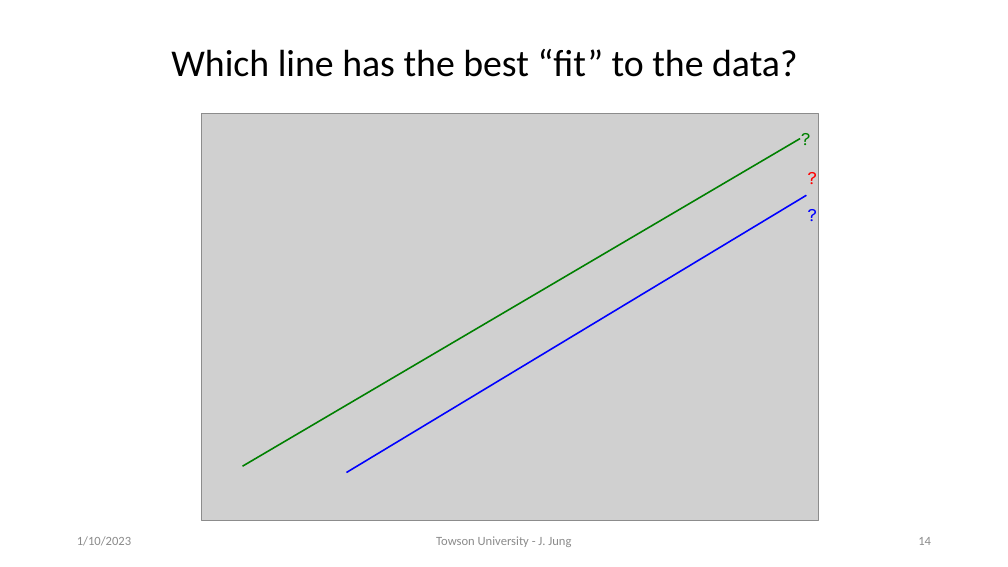
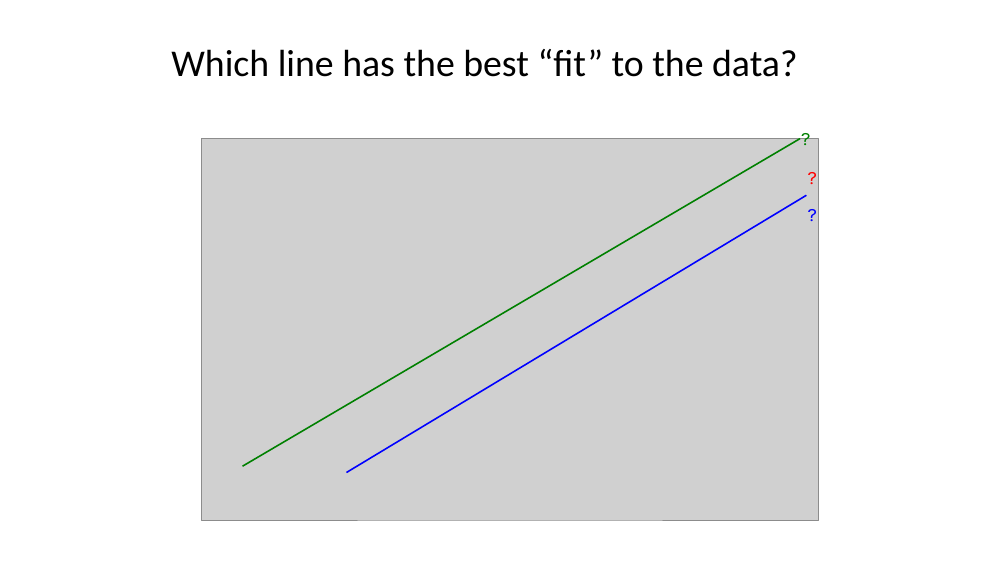
Before and after one commit to motazsaad/Math-Statistics-DataScience, a slide deck: slide 18 of slides/Linear Regerssion.pptx (slide 14 before the commit). Drawn at 1008x567 pixels with LibreOffice and Linux fonts; fonts in the diff are those of the drawing; grey boxes stand for pictures. Boxes give left, top, right and bottom in pixels: in the first picture for what was removed or moved away, otherwise in the second. Text is boxed around its words. In the diff, an @@ line names an element or a change of style, - is before the commit and + after.

```diff
--- a/slides/Linear Regerssion.pptx
+++ b/slides/Linear Regerssion.pptx
@@ picture: place and size @@
-picture at (202, 113, 819, 520)
+picture at (202, 138, 819, 520)
@@ text removed at (77, 536, 131, 546) @@
-1/10/2023
@@ text removed at (436, 536, 571, 547) @@
-Towson University - J. Jung
@@ page number removed at (918, 537, 931, 545) @@
-14
```
Also in this commit, not shown: 31 other slides changed, 6 slides added, 3 slides removed, 1 other file.
